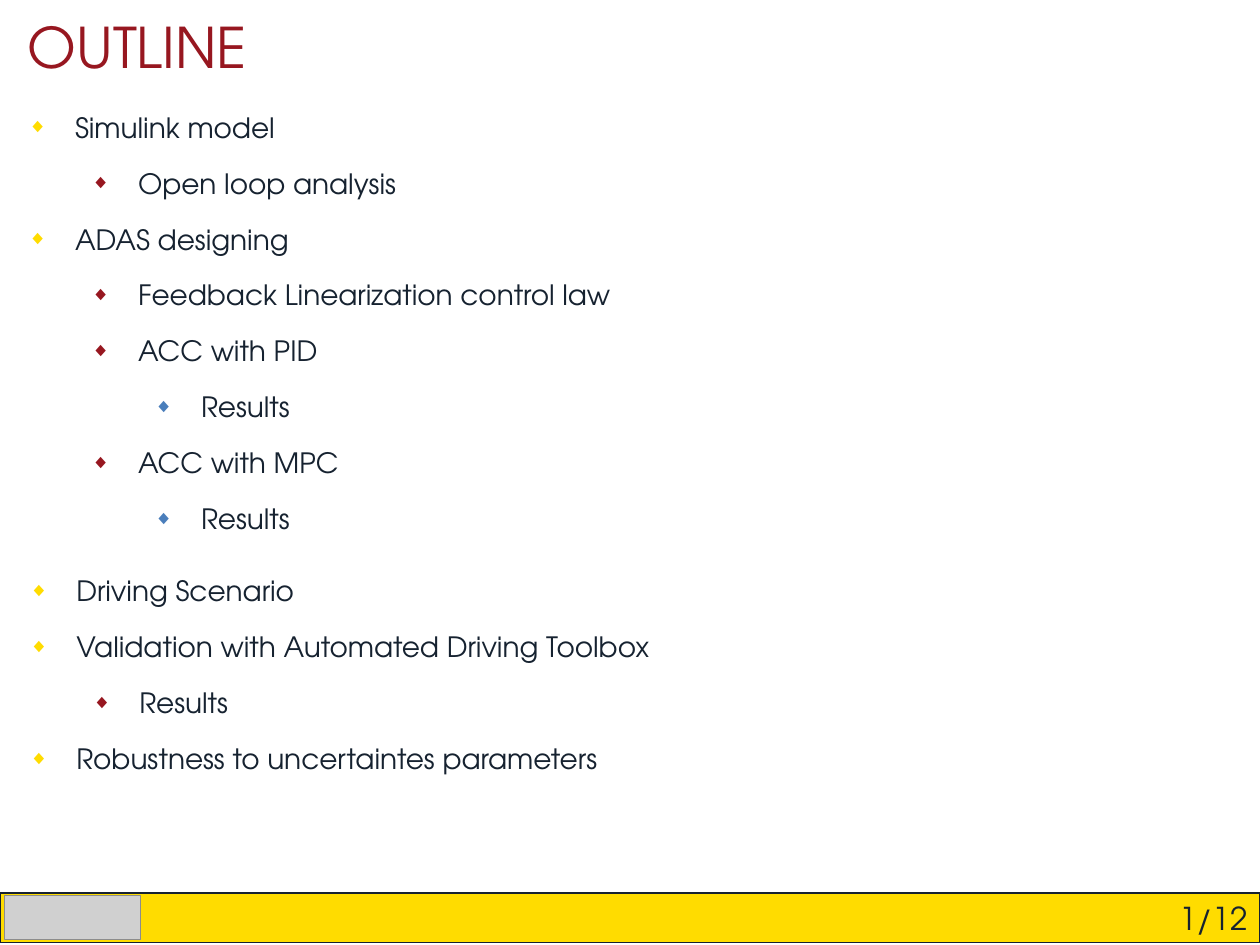
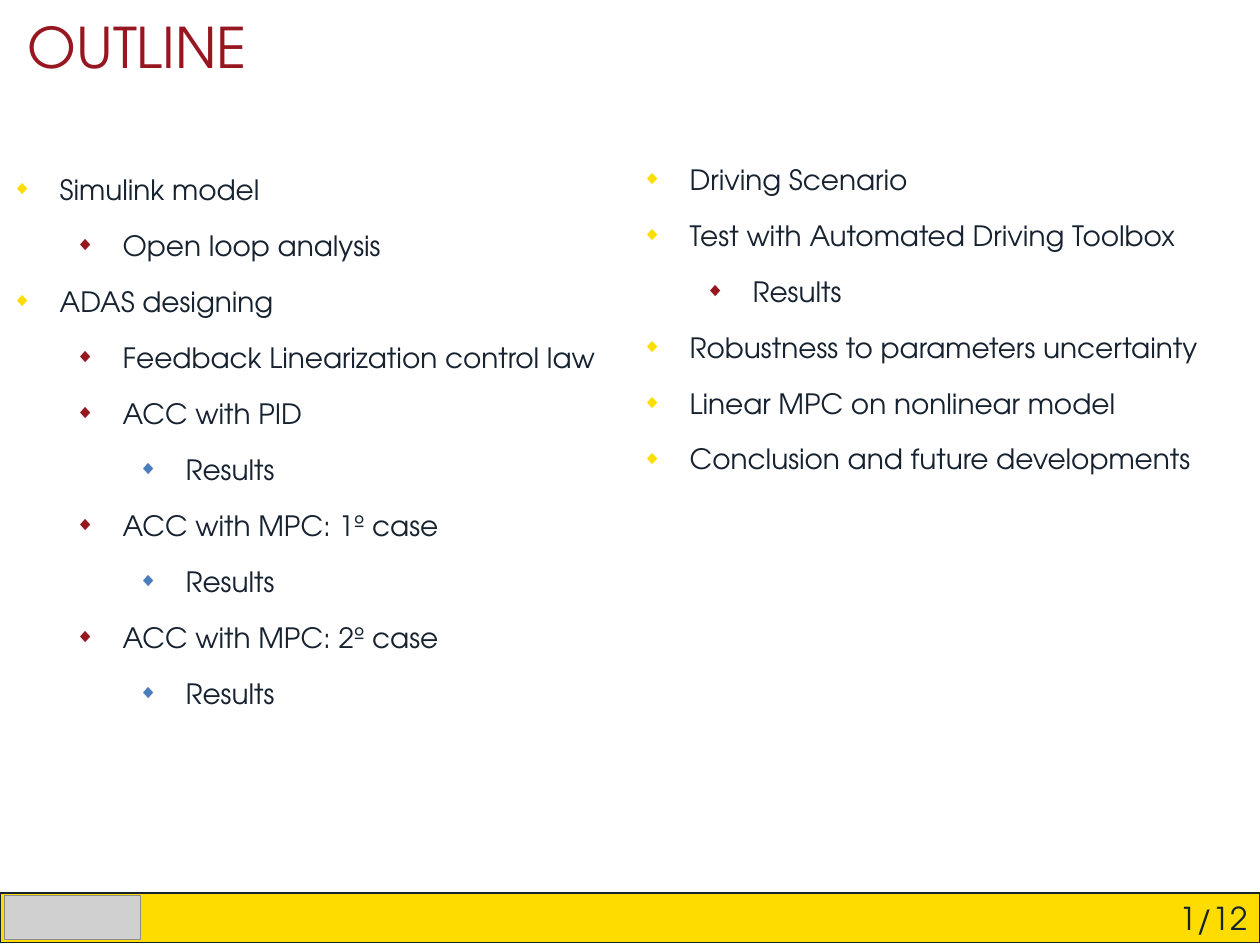
Before and after one commit to Arciro/CSAGV-project, a slide deck: slide 2 of Presentation.pptx. Drawn at 1260x945 pixels with LibreOffice and Linux fonts; fonts in the diff are those of the drawing; grey boxes stand for pictures. Boxes give left, top, right and bottom in pixels: in the first picture for what was removed or moved away, otherwise in the second. Text is boxed around its words. In the diff, an @@ line names an element or a change of style, - is before the commit and + after.

```diff
--- a/Presentation.pptx
+++ b/Presentation.pptx
@@ text "Driving Scenario": place and size @@
-text "Driving Scenario" at bbox=[76, 580, 649, 775]
+text "Driving Scenario" at bbox=[690, 169, 1197, 475]
@@ text "Simulink model": place and size @@
-text "Simulink model" at bbox=[75, 117, 610, 530]
+text "Simulink model" at bbox=[60, 179, 595, 705]
@@ text at bbox=[690, 225, 1175, 252]: text changed @@
-◆ Validation with Automated Driving Toolbox
+◆ Test with Automated Driving Toolbox
@@ text at bbox=[690, 337, 1197, 475]: text changed @@
-◆ Robustness to uncertaintes parameters
+◆ Robustness to parameters uncertainty
+◆ Linear MPC on nonlinear model
+◆ Conclusion and future developments
@@ text at bbox=[123, 515, 438, 537]: text changed @@
-  ◆ ACC with MPC
+  ◆ ACC with MPC: 1º case
@@ text at bbox=[123, 627, 438, 705]: paragraphs added @@
+  ◆ ACC with MPC: 2º case
+    ◆ Results
```
Also in this commit, not shown: 3 other slides changed, 7 slides added, 1 slide removed, 44 other files.
